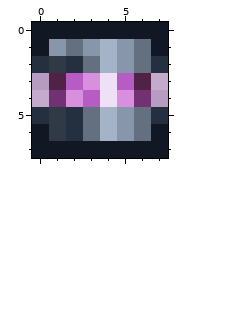
Two versions of one pixel-art sprite, Items/Pyramid/AcediaPlating.png. Above, as it was before the edit.
The file is 16x16 pixels, drawn in blocks of 2x2; one block is one cell here.
The result:
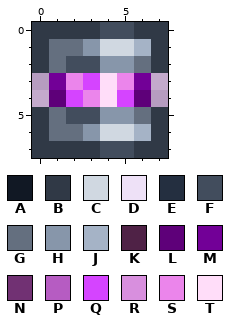
Palette (. is transparent): A #111824  B #303946  C #d0d8e1  D #eee1f7  E #242f40  F #424d5d  G #646f7f  H #8796aa  J #a5b3c6  K #4f2246  L #5e0079  M #720097  N #713173  P #b65cc2  Q #d544ff  R #d88fde  S #eb85eb  T #ffddf9
The commit says: Gula Plating and Portal Plating
Difference:
Changed rows in their new state; - is an unchanged pixel.
first column x 0:
0 BBBBFFBB
1 BG--CCJB
2 BGFFH--B
3 -MSQTSM-
4 -LQSTQL-
5 BGFFH--B
6 BGGHCCJB
7 BBBBFFBB
Changed places in both pictures, as pixel boxes (x1, y1, x2, y2):
changed: (32, 22, 168, 158)
